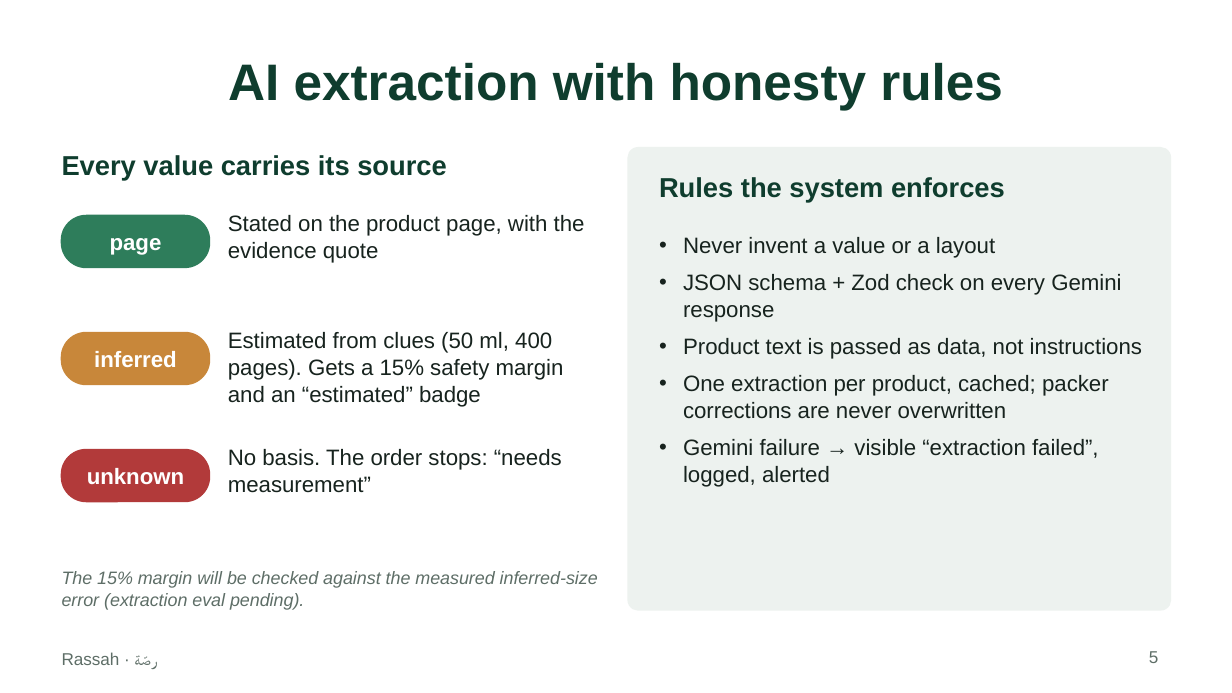
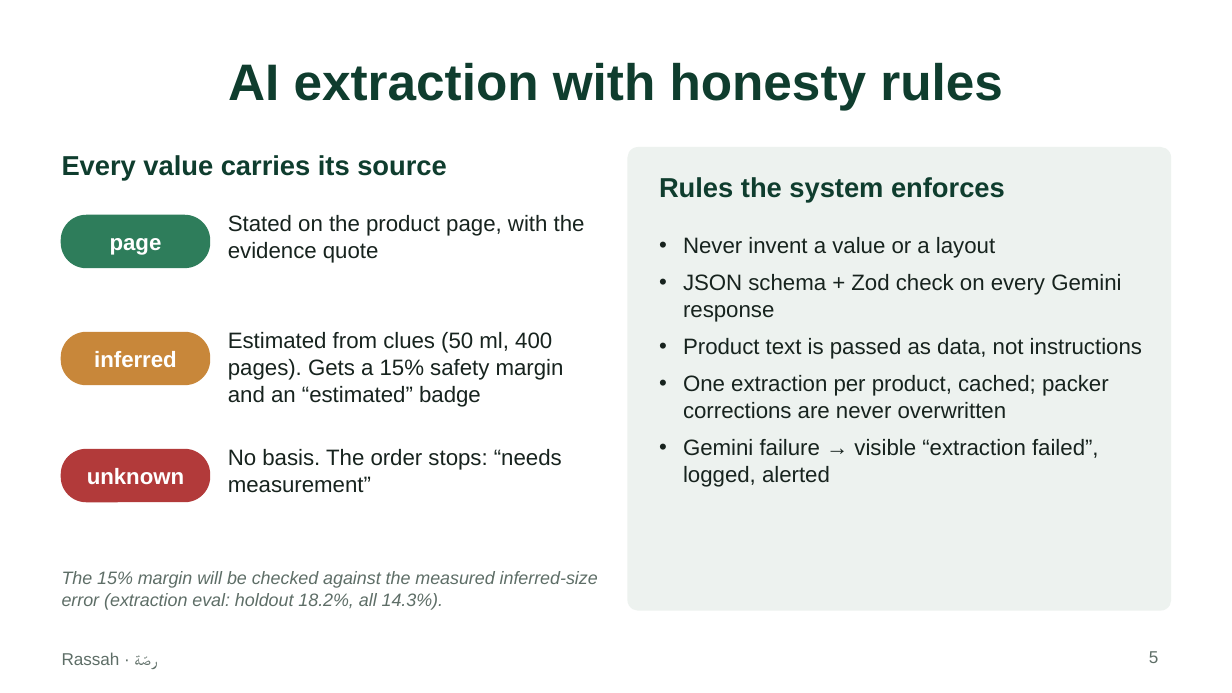
Before and after one commit to justAbdulaziz10/Rassah, a slide deck: slide 5 of docs/report/deck.pptx. Drawn at 1232x693 pixels with LibreOffice and Linux fonts; fonts in the diff are those of the drawing. Boxes give left, top, right and bottom in pixels: in the first picture for what was removed or moved away, otherwise in the second. Text is boxed around its words. In the diff, an @@ line names an element or a change of style, - is before the commit and + after.

```diff
--- a/docs/report/deck.pptx
+++ b/docs/report/deck.pptx
@@ text at bbox=[62, 571, 598, 610]: text changed @@
-The 15% margin will be checked against the measured inferred-size error (extraction eval pending).
+The 15% margin will be checked against the measured inferred-size error (extraction eval: holdout 18.2%, all 14.3%).
```
Also in this commit, not shown: 2 other slides changed, 7 other files.
